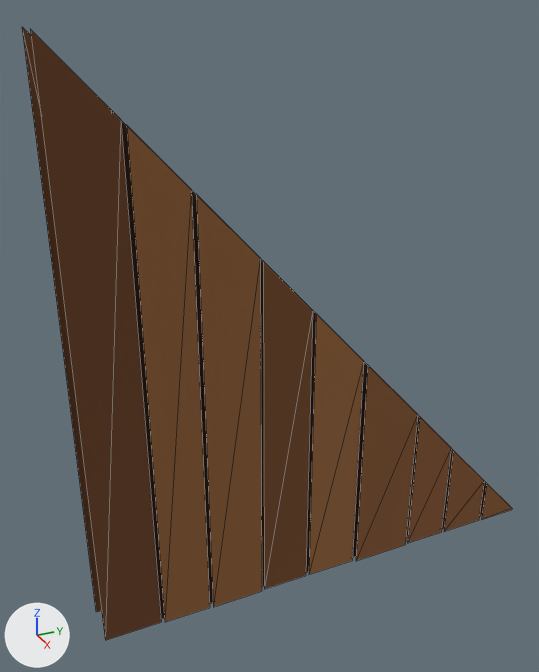
The glTF model houses/wall-timber-gable-l-steep.glb as it was, and as the next commit left it.
The view is the same before and after, from a 50 mm lens placed at (1.733, -0.78, 1.269), pointed at (0.399, -0.18, 0.602). Lighting does not change. The marker at lower left points along +X, +Y and +Z. The picture after the commit comes second. Mesh edges are drawn as thin lines. Vertices at exactly the same position are counted once.

The first picture shows 'wall-timber-gable-l-steep'.
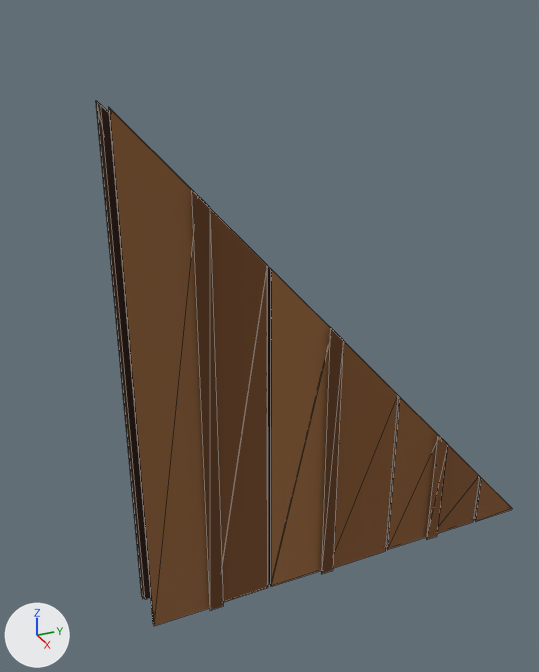
Pixel boxes [x1, y1, x2, y2] of what changed, in the pictures (539 x 672 px):
'wall-timber-gable-l-steep', reshaped (15% narrower, 14% shorter)
    before: [22, 27, 512, 640]
    after: [96, 101, 512, 626]
part 1 of me_wall_timber_gable_l_steep, rebuilt (not visible before)
    after: [96, 101, 142, 594]
part 2 of me_wall_timber_gable_l_steep, rebuilt (not visible afterwards)
    before: [309, 314, 364, 574]
part 3 of me_wall_timber_gable_l_steep, rebuilt
    before: [444, 450, 484, 531]
    after: [437, 444, 479, 534]
part 4 of me_wall_timber_gable_l_steep, rebuilt (18% wider)
    before: [263, 261, 313, 589]
    after: [271, 269, 330, 587]
part 5 of me_wall_timber_gable_l_steep, rebuilt (16% wider, 21% taller)
    before: [407, 417, 451, 543]
    after: [387, 397, 438, 550]
part 6 of me_wall_timber_gable_l_steep, rebuilt
    before: [196, 194, 262, 607]
    after: [210, 208, 268, 602]
part 7 of me_wall_timber_gable_l_steep, rebuilt (21% wider)
    before: [127, 126, 210, 622]
    after: [109, 108, 210, 626]
part 8 of me_wall_timber_gable_l_steep, rebuilt
    before: [356, 365, 418, 561]
    after: [333, 340, 398, 568]
part 9 of me_wall_timber_gable_l_steep, deleted
    before: [22, 27, 102, 612]
part 10 of me_wall_timber_gable_l_steep, cut back
    before: [30, 29, 512, 640]
    after: [97, 101, 512, 622]

Diff of the bpy script that builds the scene:
```diff
--- a/houses/wall-timber-gable-l-steep.glb.py
+++ b/houses/wall-timber-gable-l-steep.glb.py
@@ me_wall_timber_gable_l_steep @@
 # used by ob_wall_timber_gable_l_steep; location = (0.0, 0.0, 0.0)
-me_wall_timber_gable_l_steep.from_pydata(...)  # 78 vertices, 38 faces; spans x 0.4..0.5, y -0.612..0.5, z 0.0..1.223
+me_wall_timber_gable_l_steep.from_pydata(...)  # 142 vertices, 70 faces; spans x 0.394..0.506, y -0.505..0.5, z 0.0..1.106
+# me_wall_timber_gable_l_steep part 1: the loose piece of 4 vertices spanning x 0.403, y -0.479..-0.373, z 0.0..1.077 is rebuilt with 4 vertices and now spans x 0.401, y -0.505..-0.364, z 0.0..1.106
+# me_wall_timber_gable_l_steep part 2: the loose piece of 4 vertices spanning x 0.495, y -0.119..0.0, z 0.0..0.681 is rebuilt with 4 vertices and now spans x 0.491, y -0.072..0.093, z 0.0..0.629
+# me_wall_timber_gable_l_steep part 3: the loose piece of 4 vertices spanning x 0.497, y 0.272..0.385, z 0.0..0.25 is rebuilt with 4 vertices and now spans x 0.497, y 0.232..0.365, z 0.0..0.294
+# me_wall_timber_gable_l_steep part 4: the loose piece of 4 vertices spanning x 0.495, y -0.236..-0.127, z 0.0..0.81 is rebuilt with 4 vertices and now spans x 0.495, y -0.219..-0.08, z 0.0..0.791
+# me_wall_timber_gable_l_steep part 5: the loose piece of 4 vertices spanning x 0.497, y 0.161..0.264, z 0.0..0.373 is rebuilt with 4 vertices and now spans x 0.497, y 0.101..0.224, z 0.0..0.439
+# me_wall_timber_gable_l_steep part 6: the loose piece of 4 vertices spanning x 0.499, y -0.365..-0.244, z 0.0..0.952 is rebuilt with 4 vertices and now spans x 0.495, y -0.356..-0.227, z 0.0..0.942
+# me_wall_timber_gable_l_steep part 7: the loose piece of 4 vertices spanning x 0.497, y -0.479..-0.373, z 0.0..1.077 is rebuilt with 4 vertices and now spans x 0.499, y -0.505..-0.364, z 0.0..1.106
+# me_wall_timber_gable_l_steep part 8: the loose piece of 4 vertices spanning x 0.5, y 0.008..0.153, z 0.0..0.541 is rebuilt with 4 vertices and now spans x 0.5, y -0.072..0.093, z 0.0..0.629
+# me_wall_timber_gable_l_steep part 9: the loose piece of 4 vertices spanning x 0.406, y -0.612..-0.487, z 0.0..1.223 is deleted
+# me_wall_timber_gable_l_steep part 10: 8 vertices removed from x 0.402..0.498, y -0.612..0.393, z 0.0..1.223; 76 vertices added at x 0.394..0.506, y -0.505..0.496, z 0.0..1.106
+# other edits to the shape of me_wall_timber_gable_l_steep do not show in these pictures
 me_wall_timber_gable_l_steep.materials.append(mat_roofing)
```
